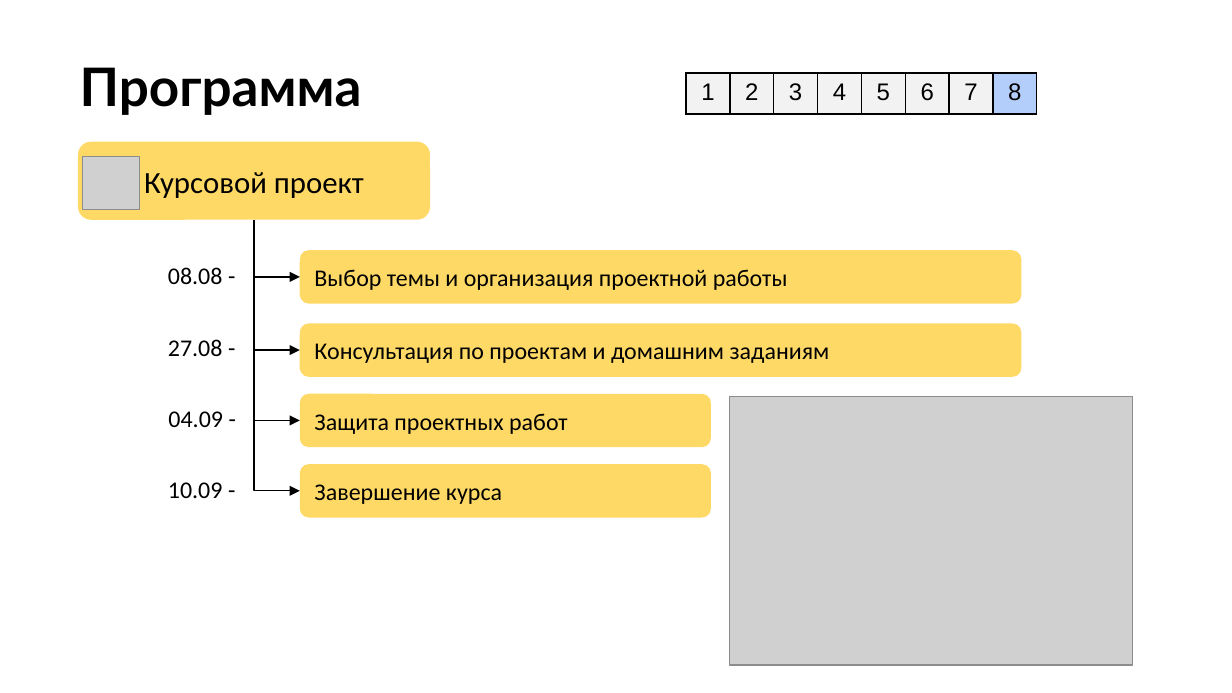
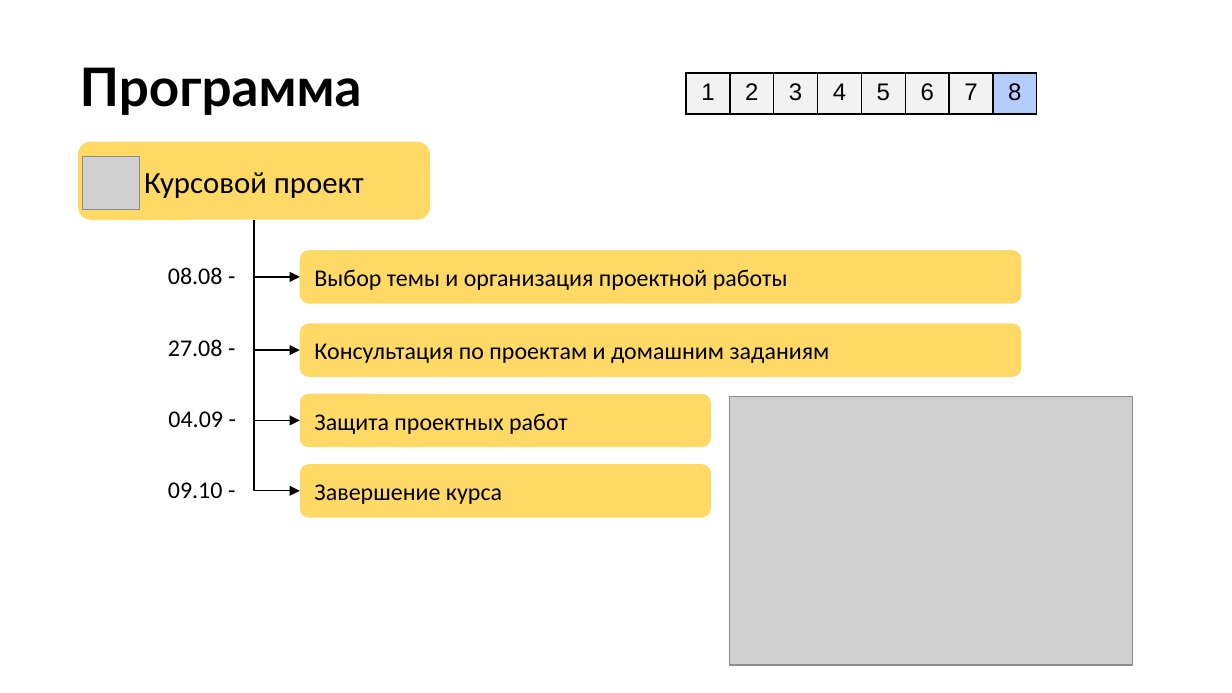
Before and after one commit to stureiko/Otus_lectures, a slide deck: slide 8 of MLOps/42 - Course project/Course project.pptx. Drawn at 1232x693 pixels with LibreOffice and Linux fonts; fonts in the diff are those of the drawing; grey boxes stand for pictures; background and template pictures are left out. Boxes give left, top, right and bottom in pixels: in the first picture for what was removed or moved away, otherwise in the second. Text is boxed around its words. In the diff, an @@ line names an element or a change of style, - is before the commit and + after.

Commit message:
MLOps - Course project presentation

```diff
--- a/MLOps/42 - Course project/Course project.pptx
+++ b/MLOps/42 - Course project/Course project.pptx
@@ text at (168,482,223,498): text changed @@
-10.09 -
+09.10 -
```
